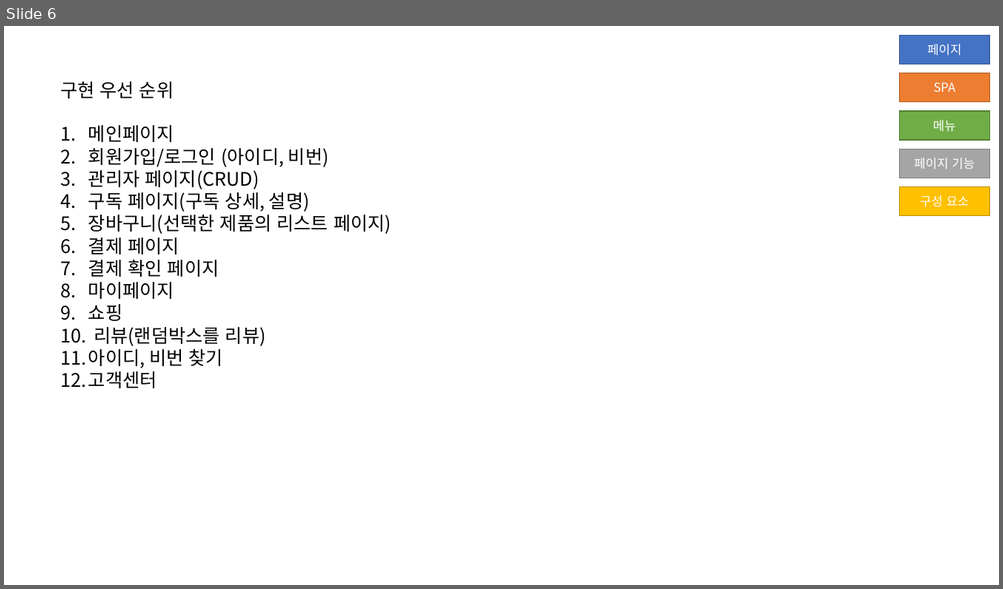
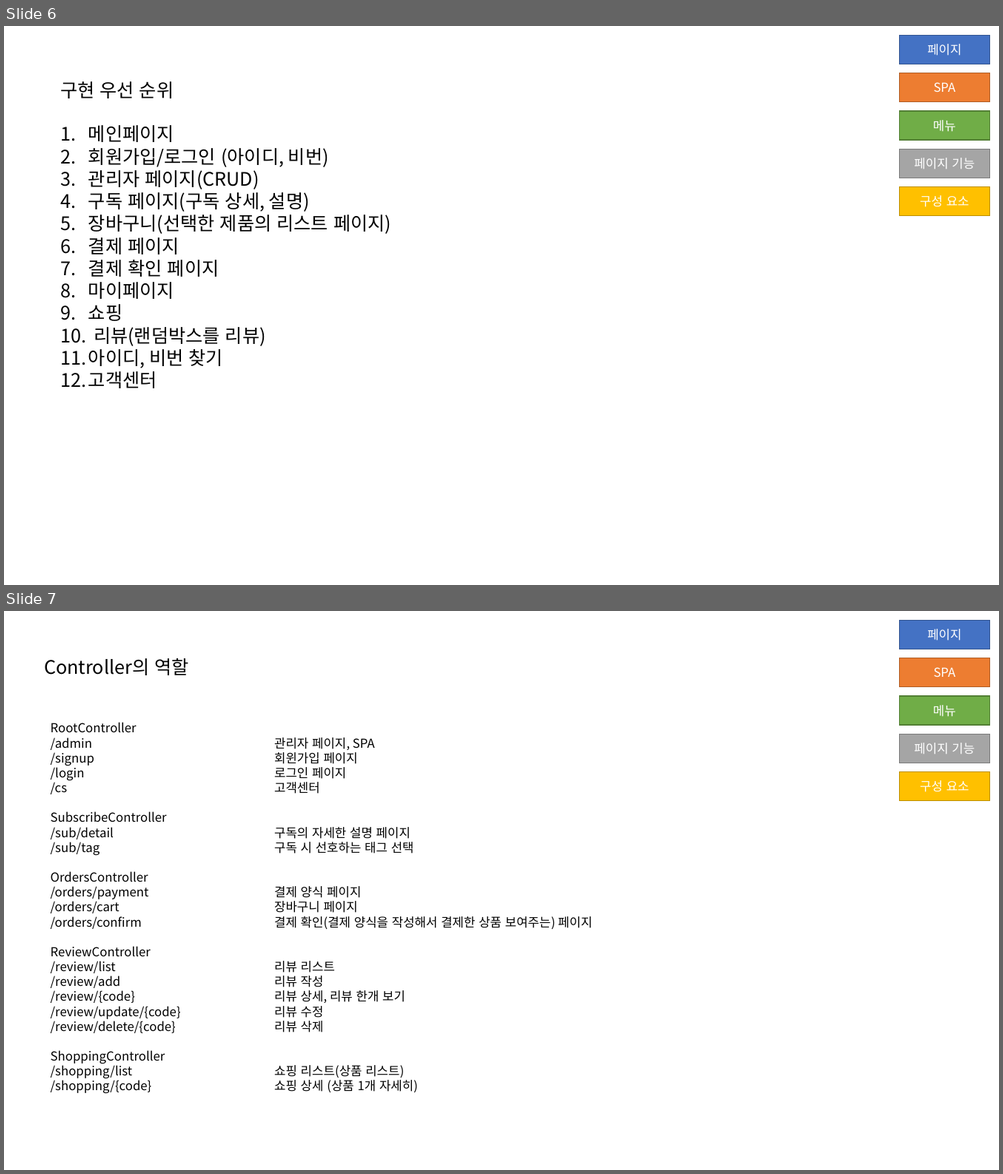
Before and after one commit to jihunz/HiSnack, a slide deck: document/ppt/Hi Snack! 페이지 구성.pptx. Shown one above the other, each under a label of ours: slide 6 before the commit, slides 6 and 7 after it. The pictures are 1003x589 and 1003x1174 pixels, drawn with LibreOffice and Linux fonts; fonts in the diff are those of the drawing. Boxes give left, top, right and bottom in pixels: in the first picture for what was removed or moved away, otherwise in the second. Text is boxed around its words. In the diff, an @@ line names an element or a change of style, - is before the commit and + after.

Commit message:
docs: ppt 수정

```diff
--- a/document/ppt/Hi Snack! 페이지 구성.pptx
+++ b/document/ppt/Hi Snack! 페이지 구성.pptx
@@ slide 7 added at (4, 611, 999, 1170), background #FFFFFF; not listed: 5 template elements that a slide beside it also shows @@
@@ text added at (44, 658, 188, 675), 18 pt, text #000000 @@
+Controller의 역할
@@ text added at (51, 722, 592, 1093), 12 pt, text #000000 @@
+RootController
+/admin 관리자 페이지, SPA
+/signup 회윈가입 페이지
+/login 로그인 페이지
+/cs 고객센터
+SubscribeController
+/sub/detail 구독의 자세한 설명 페이지
+/sub/tag 구독 시 선호하는 태그 선택
+OrdersController
+/orders/payment 결제 양식 페이지
+/orders/cart 장바구니 페이지
+/orders/confirm 결제 확인(결제 양식을 작성해서 결제한 상품 보여주는) 페이지
+ReviewController
+/review/list 리뷰 리스트
+/review/add 리뷰 작성
+/review/{code} 리뷰 상세, 리뷰 한개 보기
+/review/update/{code} 리뷰 수정
+/review/delete/{code} 리뷰 삭제
+ShoppingController
+/shopping/list 쇼핑 리스트(상품 리스트)
+/shopping/{code} 쇼핑 상세 (상품 1개 자세히)
```
Also in this commit, not shown: 1 slide changed.
